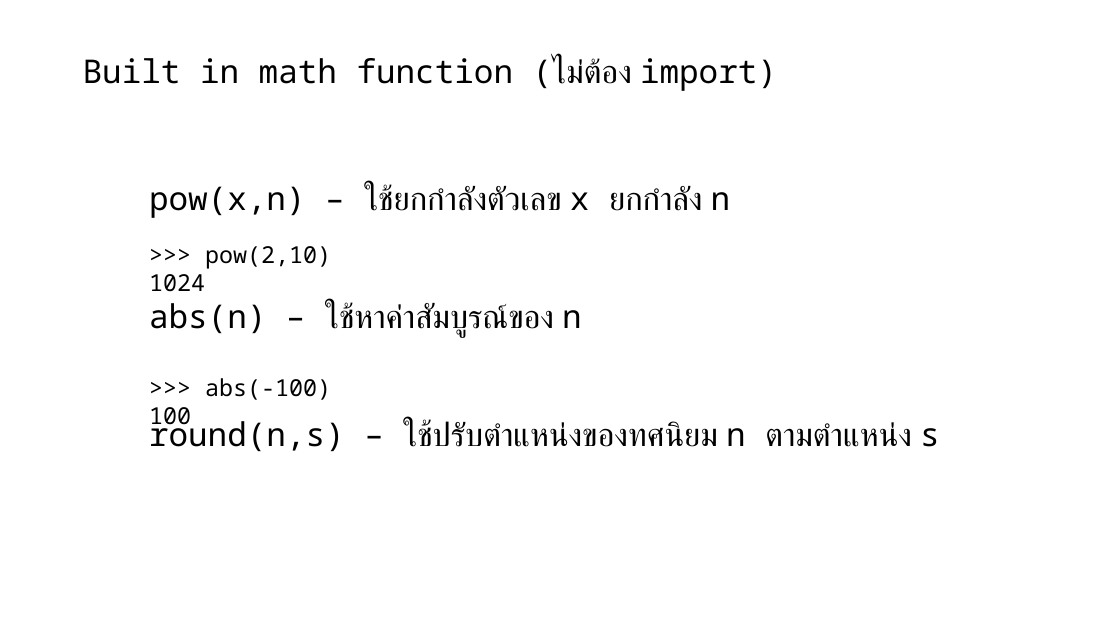
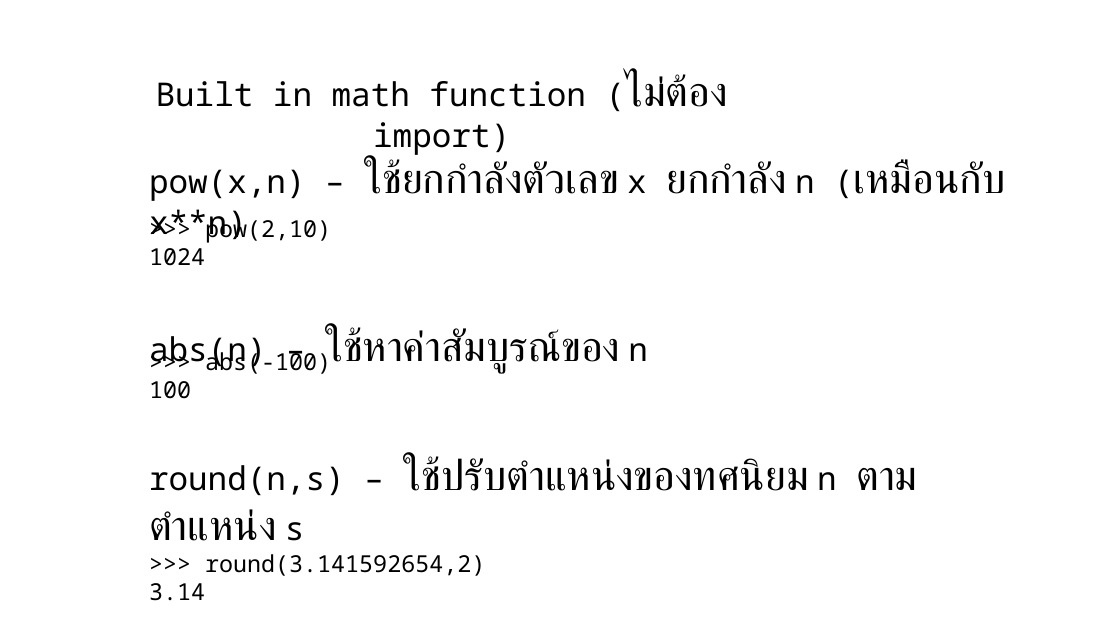
Before and after one commit to Vjumpkung/LetMeTiredPython, a slide deck: slide 20 of slide.pptx (slide 16 before the commit). Drawn at 1120x630 pixels with LibreOffice and Linux fonts; fonts in the diff are those of the drawing; background and template pictures are left out. Boxes give left, top, right and bottom in pixels: in the first picture for what was removed or moved away, otherwise in the second. Text is boxed around its words. In the diff, an @@ line names an element or a change of style, - is before the commit and + after.

```diff
--- a/slide.pptx
+++ b/slide.pptx
@@ text "Built in math function (ไม่ต้อง ...": place and size @@
-text "Built in math function (ไม่ต้อง ..." at box(83, 57, 777, 91)
+text "Built in math function (ไม่ต้อง ..." at box(156, 74, 727, 157)
@@ text "Built in math function (ไม่ต้อง ..." at box(156, 74, 727, 157): size 28 to 36 pt, font Noto Sans Mono to Arial in "(ไม่ต้อง" @@
@@ text "pow(x,n) – ใช้ยกกำลังตัวเลข x ยกกำลัง ...": place and size @@
-text "pow(x,n) – ใช้ยกกำลังตัวเลข x ยกกำลัง ..." at box(149, 185, 940, 452)
+text "pow(x,n) – ใช้ยกกำลังตัวเลข x ยกกำลัง ..." at box(149, 161, 1006, 601)
@@ text at box(149, 161, 1006, 243): text changed; size 28 to 36 pt; font Noto Sans Mono to Arial @@
-pow(x,n) – ใช้ยกกำลังตัวเลข x ยกกำลัง n
+pow(x,n) – ใช้ยกกำลังตัวเลข x ยกกำลัง n (เหมือนกับ x**n)
@@ text ">>> pow(2,10)" rewrapped from box(149, 246, 331, 292) to box(149, 215, 331, 266) @@
@@ text at box(149, 329, 837, 541): size 28 to 36 pt, font Noto Sans Mono to Arial in "ใช้หาค่าสัมบูรณ์ของ", "ใช้ปรับตำแหน่งของทศนิยม ตามตำแหน่ง" @@
@@ text ">>> abs(-100)": place and size @@
-text ">>> abs(-100)" at box(149, 378, 331, 431)
+text ">>> abs(-100)" at box(149, 349, 331, 399)
@@ text at box(149, 554, 485, 601): paragraphs added @@
+>>> round(3.141592654,2)
+3.14
```
Also in this commit, not shown: 16 other slides changed, 5 slides added.
